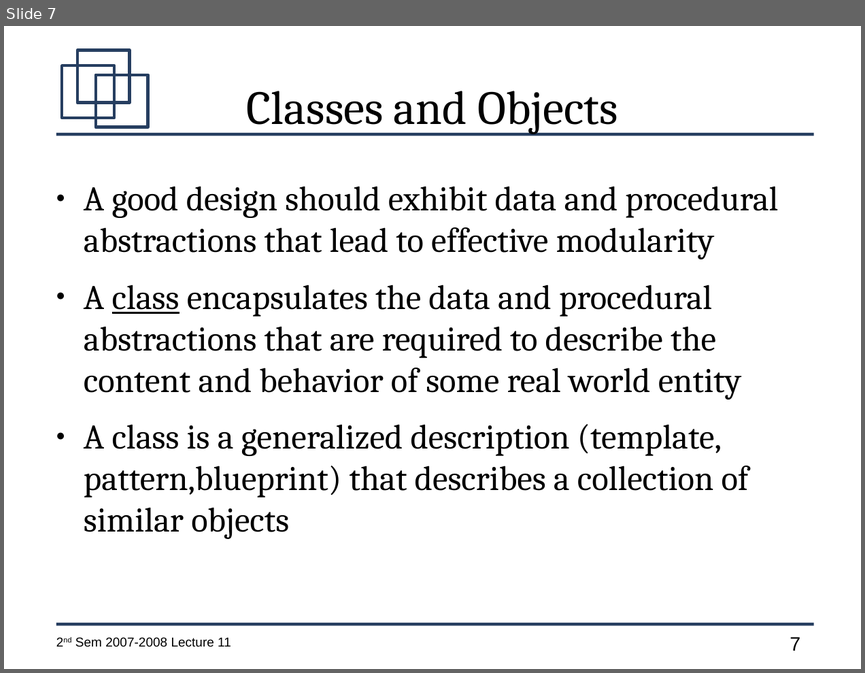
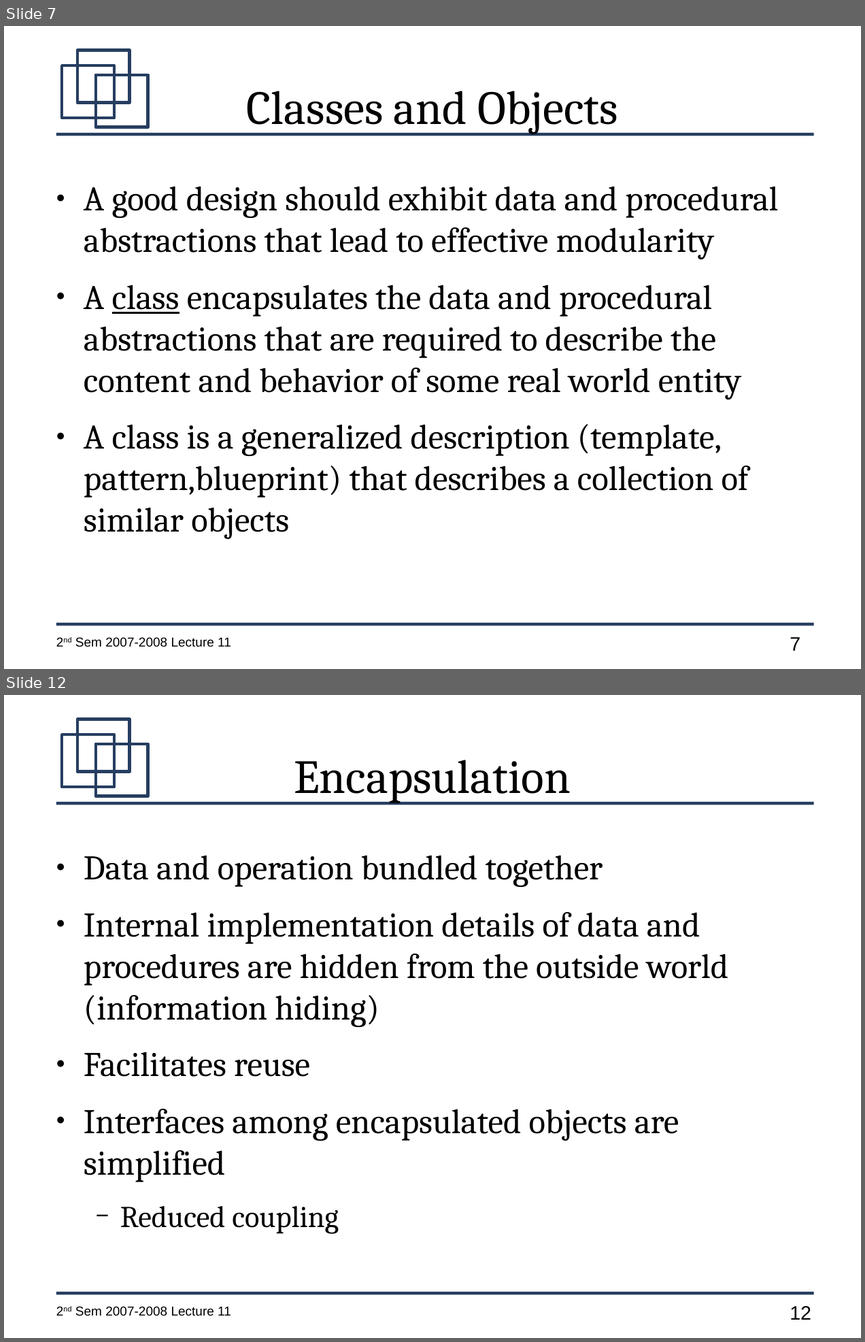
Before and after one commit to jachermocilla/jach-homepage, a slide deck: CMSC128-2nd-Sem-2007-L11.odp. Shown one above the other, each under a label of ours: slide 7 before the commit, slides 7 and 12 after it; the slides between them are not shown. The pictures are 865x673 and 865x1342 pixels, drawn with LibreOffice and Linux fonts; fonts in the diff are those of the drawing. Boxes give left, top, right and bottom in pixels: in the first picture for what was removed or moved away, otherwise in the second. Text is boxed around its words. In the diff, an @@ line names an element or a change of style, - is before the commit and + after.

```diff
--- a/CMSC128-2nd-Sem-2007-L11.odp
+++ b/CMSC128-2nd-Sem-2007-L11.odp
@@ slide 12 added at (4, 695, 861, 1338), background #FFFFFF; not listed: 7 template elements that a slide beside it also shows @@
@@ title added at (294, 760, 570, 803), 44 pt, text #000000 @@
+Encapsulation
@@ text added at (84, 855, 729, 1234), 32 pt, text #000000 @@
+● Data and operation bundled together
+● Internal implementation details of data and procedures are hidden from the outside world (information hiding)
+● Facilitates reuse
+● Interfaces among encapsulated objects are simplified
+  − Reduced coupling
```
Also in this commit, not shown: 17 other slides added, 1 slide removed.
